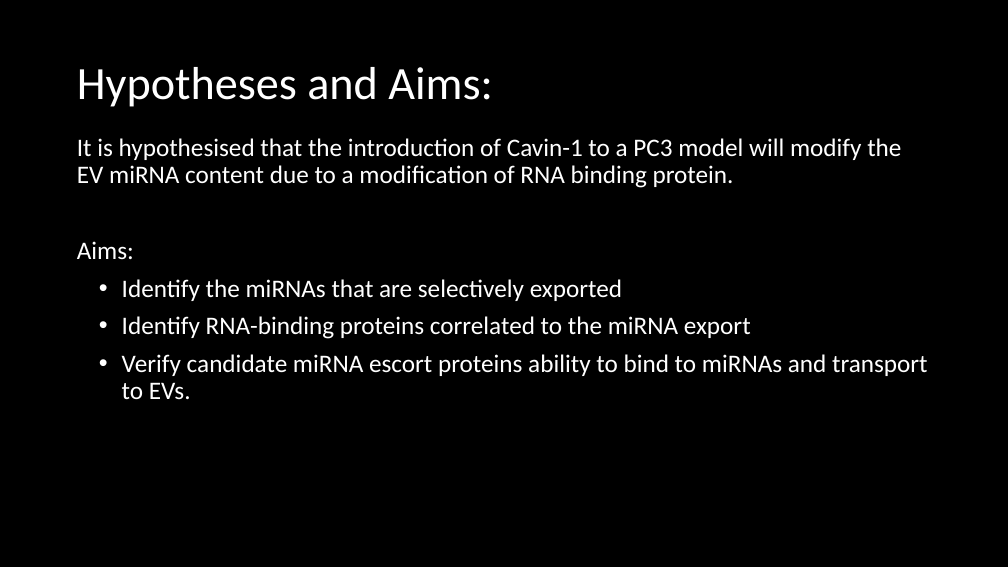
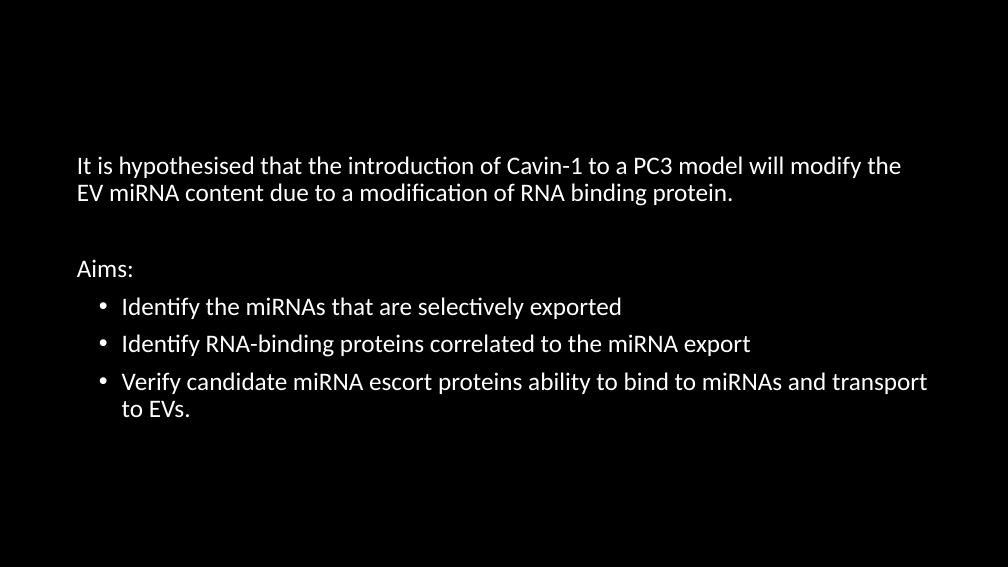
Before and after one commit to HarleyRobinson/Honours2, a slide deck: slide 7 of BackgroundInfo/Selective export of microRNA via extracellular vesicles.pptx. Drawn at 1008x567 pixels with LibreOffice and Linux fonts; fonts in the diff are those of the drawing; background and template pictures are left out. Boxes give left, top, right and bottom in pixels: in the first picture for what was removed or moved away, otherwise in the second. Text is boxed around its words. In the diff, an @@ line names an element or a change of style, - is before the commit and + after.

```diff
--- a/BackgroundInfo/Selective export of microRNA via extracellular vesicles.pptx
+++ b/BackgroundInfo/Selective export of microRNA via extracellular vesicles.pptx
@@ title "Hypotheses and Aims:" at <box>70,30,939,140</box>: text colour #FFFFFF to #000000, bold on @@
@@ text "It is hypothesised that the ...": place and size @@
-text "It is hypothesised that the ..." at <box>77,138,928,399</box>
+text "It is hypothesised that the ..." at <box>77,156,928,417</box>
```
Also in this commit, not shown: 12 other slides changed, 3 other files.
